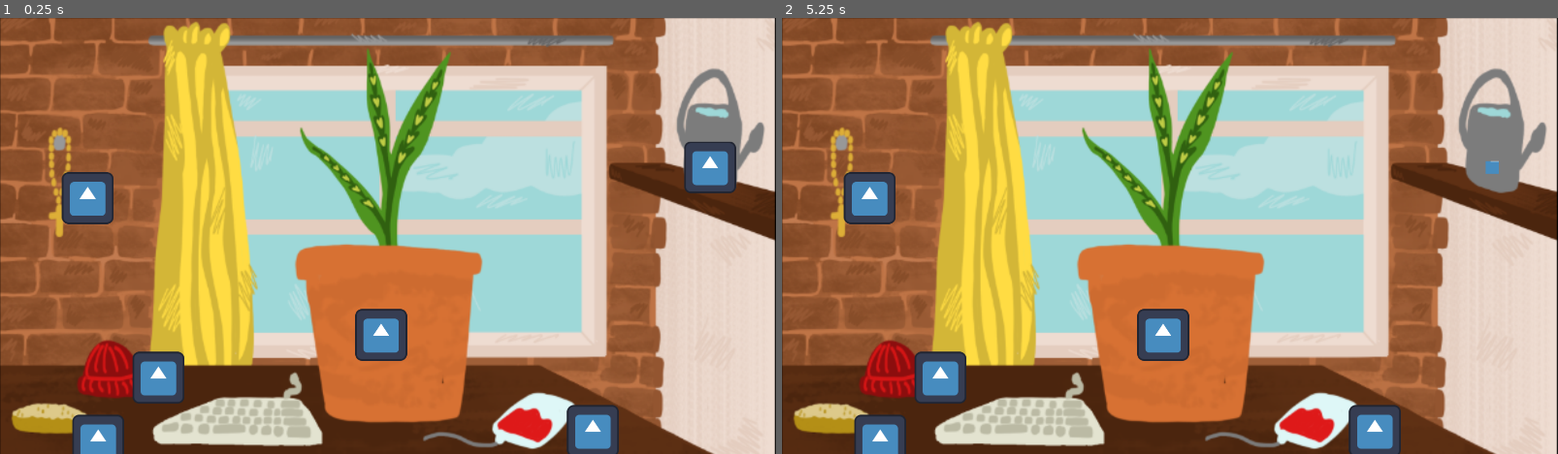
Above: before the commit, frames 1-2 (left to right).
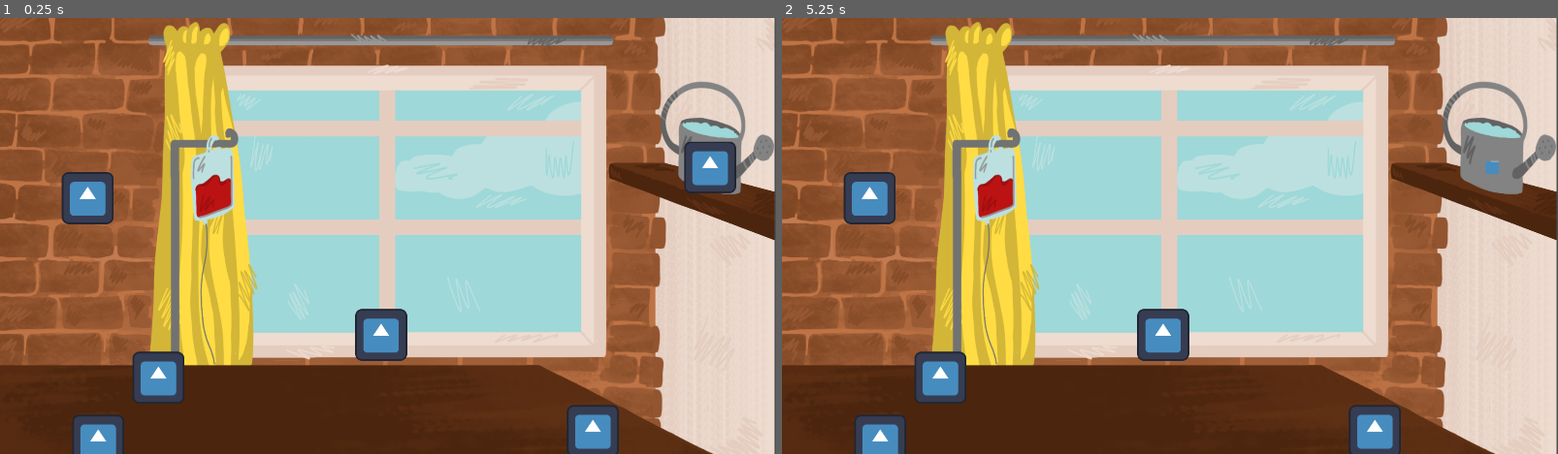
Above: after the commit, the same moments.

Repository: ValetNoir/enjam2025
Game: Godot game, scene res://scenes/mainScene.tscn
Same seed, same stepped clock (60 frames per second), same inputs: the game is played once before the commit and once after it. The project has no main scene, so this scene is started directly. The engine's default icon, where the game draws it, is replaced by a stand-in: a white triangle on a blue panel in a dark square.
Inputs (mouse positions are in pixels of both pictures, inside the frame that each line leads up to):
- Up to frame 1 (0.25 s): no input
- Up to frame 2 (5.25 s): tap Enter at 0.5, 2, 3.5 s; move the mouse to (1340, 214) at 0.52 s; press the mouse at (1340, 214) at 0.53 s; tap Space at 1.25, 2.75, 4.25 s; move the mouse to (1014, 257) at 1.27 s; release the mouse at (1014, 257) at 1.28 s; click (1014, 257) at 1.35 s; move the mouse to (1247, 140) at 2.02 s; press the mouse at (1247, 140) at 2.03 s; move the mouse to (1131, 323) at 2.77 s; release the mouse at (1131, 323) at 2.78 s; click (1131, 323) at 2.85 s; move the mouse to (1402, 301) at 3.52 s; press the mouse at (1402, 301) at 3.53 s; move the mouse to (937, 170) at 4.27 s; release the mouse at (937, 170) at 4.28 s; click (937, 170) at 4.35 s; move the mouse to (1208, 236) at 5.02 s; press the mouse at (1208, 236) at 5.03 s

The runs differ from the first frame. In frame 1, 19% of the frame differs, in the area x 0-100%, y 0-100%; in frame 2, 19%.
Error after the commit: Invalid access to property or key 'is_active' on a base object of type 'Nil'. (res://scripts/plantActivityTrigger.gd:7)

Commit message:
maniement mainscene

Diff:
--- a/project.godot
+++ b/project.godot
@@ -24,7 +24,6 @@
 
 window/size/viewport_width=1920
 window/size/viewport_height=1080
-window/size/mode=1
 window/stretch/mode="viewport"
 
 [input]
--- a/scenes/mainScene.tscn
+++ b/scenes/mainScene.tscn
@@ -1,17 +1,28 @@
-[gd_scene load_steps=6 format=3 uid="uid://d3f1hiiwkltqs"]
+[gd_scene load_steps=7 format=3 uid="uid://d3f1hiiwkltqs"]
 
-[ext_resource type="Texture2D" uid="uid://8eamavqxeex6" path="res://art/plante.png" id="1_8ifl6"]
-[ext_resource type="Script" uid="uid://6u5mlf5makju" path="res://scripts/plantActivityTrigger.gd" id="2_twn0q"]
-[ext_resource type="PackedScene" path="res://scenes/tools/priere.tscn" id="3_hhxvm"]
+[ext_resource type="Texture2D" uid="uid://d0vfo4xdjtr4y" path="res://art/bkground-enjam2025.png" id="1_w16ng"]
+[ext_resource type="Texture2D" uid="uid://cbxbmudi1m1wb" path="res://art/perfusion-pleine.png" id="2_1jq6i"]
+[ext_resource type="Texture2D" uid="uid://cxhachq8bltmh" path="res://art/arosoir.png" id="3_1jq6i"]
 [ext_resource type="PackedScene" uid="uid://dpel28tagyukw" path="res://scenes/problem.tscn" id="3_twn0q"]
+[ext_resource type="PackedScene" uid="uid://wlp0aaf4sfw1" path="res://scenes/trigger.tscn" id="4_hhxvm"]
 [ext_resource type="PackedScene" uid="uid://ch3vuay0jj1wd" path="res://scenes/led.tscn" id="5_w16ng"]
 
 [node name="MainScene" type="Node2D"]
 
-[node name="Background" type="Sprite2D" parent="."]
-position = Vector2(963.49994, 536.5001)
-scale = Vector2(3.1066065, 3.1186867)
-texture = ExtResource("1_8ifl6")
+[node name="Node2D" type="Node2D" parent="."]
+
+[node name="Background" type="Sprite2D" parent="Node2D"]
+scale = Vector2(0.997971, 1.0018518)
+texture = ExtResource("1_w16ng")
+centered = false
+
+[node name="PerfusionPleine" type="Sprite2D" parent="Node2D"]
+texture = ExtResource("2_1jq6i")
+centered = false
+
+[node name="Arosoir" type="Sprite2D" parent="Node2D"]
+texture = ExtResource("3_1jq6i")
+centered = false
 
 [node name="Problems" type="Node" parent="."]
 
@@ -57,6 +68,39 @@
 [node name="LED" parent="Problems/Faim" instance=ExtResource("5_w16ng")]
 position = Vector2(243, 1047)
 
+[node name="Triggers" type="Node" parent="."]
+
+[node name="Arrosoir" parent="Triggers" instance=ExtResource("4_hhxvm")]
+
+[node name="CollisionPolygon2D" parent="Triggers/Arrosoir" index="0"]
+polygon = PackedVector2Array(1772, 74, 1634, 162, 1634, 423, 1761, 499, 1904, 422, 1907, 156)
+
+[node name="Clavier" parent="Triggers" instance=ExtResource("4_hhxvm")]
+
+[node name="CollisionPolygon2D" parent="Triggers/Clavier" index="0"]
+polygon = PackedVector2Array(524, 925, 357, 1006, 370, 1072, 813, 1073, 811, 1006, 744, 920)
+
+[node name="Chapelet" parent="Triggers" instance=ExtResource("4_hhxvm")]
+
+[node name="CollisionPolygon2D" parent="Triggers/Chapelet" index="0"]
+position = Vector2(41, -512)
+polygon = PackedVector2Array(104, 749, 41, 796, 48, 1035, 104, 1109, 173, 1026, 173, 799)
+
+[node name="Sang" parent="Triggers" instance=ExtResource("4_hhxvm")]
+
+[node name="CollisionPolygon2D" parent="Triggers/Sang" index="0"]
+polygon = PackedVector2Array(1283, 899, 1143, 1039, 1182, 1076, 1395, 1078, 1505, 947)
+
+[node name="Bonnet" parent="Triggers" instance=ExtResource("4_hhxvm")]
+
+[node name="CollisionPolygon2D" parent="Triggers/Bonnet" index="0"]
+polygon = PackedVector2Array(279, 756, 175, 810, 157, 923, 264, 963, 395, 942, 378, 813)
+
+[node name="Tartine" parent="Triggers" instance=ExtResource("4_hhxvm")]
+
+[node name="CollisionPolygon2D" parent="Triggers/Tartine" index="0"]
+polygon = PackedVector2Array(156, 937, 79, 932, 6, 968, 8, 1025, 127, 1050, 231, 1023, 241, 976)
+
 [connection signal="started" from="Problems/Soif" to="Problems/Soif/LED" method="on"]
 [connection signal="stopped" from="Problems/Soif" to="Problems/Soif/LED" method="off"]
 [connection signal="started" from="Problems/Triste" to="Problems/Triste/LED" method="on"]
@@ -69,3 +113,10 @@
 [connection signal="stopped" from="Problems/Faible" to="Problems/Faible/LED" method="off"]
 [connection signal="started" from="Problems/Faim" to="Problems/Faim/LED" method="on"]
 [connection signal="stopped" from="Problems/Faim" to="Problems/Faim/LED" method="off"]
+
+[editable path="Triggers/Arrosoir"]
+[editable path="Triggers/Clavier"]
+[editable path="Triggers/Chapelet"]
+[editable path="Triggers/Sang"]
+[editable path="Triggers/Bonnet"]
+[editable path="Triggers/Tartine"]
--- /dev/null
+++ b/scenes/trigger.tscn
@@ -0,0 +1,10 @@
+[gd_scene load_steps=2 format=3 uid="uid://wlp0aaf4sfw1"]
+
+[ext_resource type="Script" uid="uid://6u5mlf5makju" path="res://scripts/plantActivityTrigger.gd" id="1_du5ex"]
+
+[node name="Trigger" type="Area2D"]
+script = ExtResource("1_du5ex")
+
+[node name="CollisionPolygon2D" type="CollisionPolygon2D" parent="."]
+
+[node name="Sprite2D" type="Sprite2D" parent="."]
--- a/scripts/plantActivityTrigger.gd
+++ b/scripts/plantActivityTrigger.gd
@@ -6,5 +6,5 @@
 func _unhandled_input(event: InputEvent) -> void:
 	if linkedProblem.is_active and !Data.is_occupied && event is InputEventMouseButton && event.is_pressed():
 		var solution_instance = linkedSolution.instantiate()
-		linkedProblem.add_child(solution_instance)
+		get_tree().get_root().add_child(solution_instance)
 		solution_instance.problem = linkedProblem
Not shown, added: art/arosoir.png.import
Not shown, added: art/bonnet.png.import
Not shown, added: art/chapelet-souris.png.import
Not shown, added: art/chapelet.png.import
Not shown, added: art/clavier.png.import
Not shown, added: art/micro.png.import
Not shown, added: art/perfusion-pleine.png.import
Not shown, added: art/perfusion-vide.png.import
Not shown, added: art/plante-mid.png.import
Not shown, added: art/plante-morte.png.import
Not shown, added: art/plante-top.png.import
Not shown, added: art/pot-plante.png.import
(and 1 more such lines)
